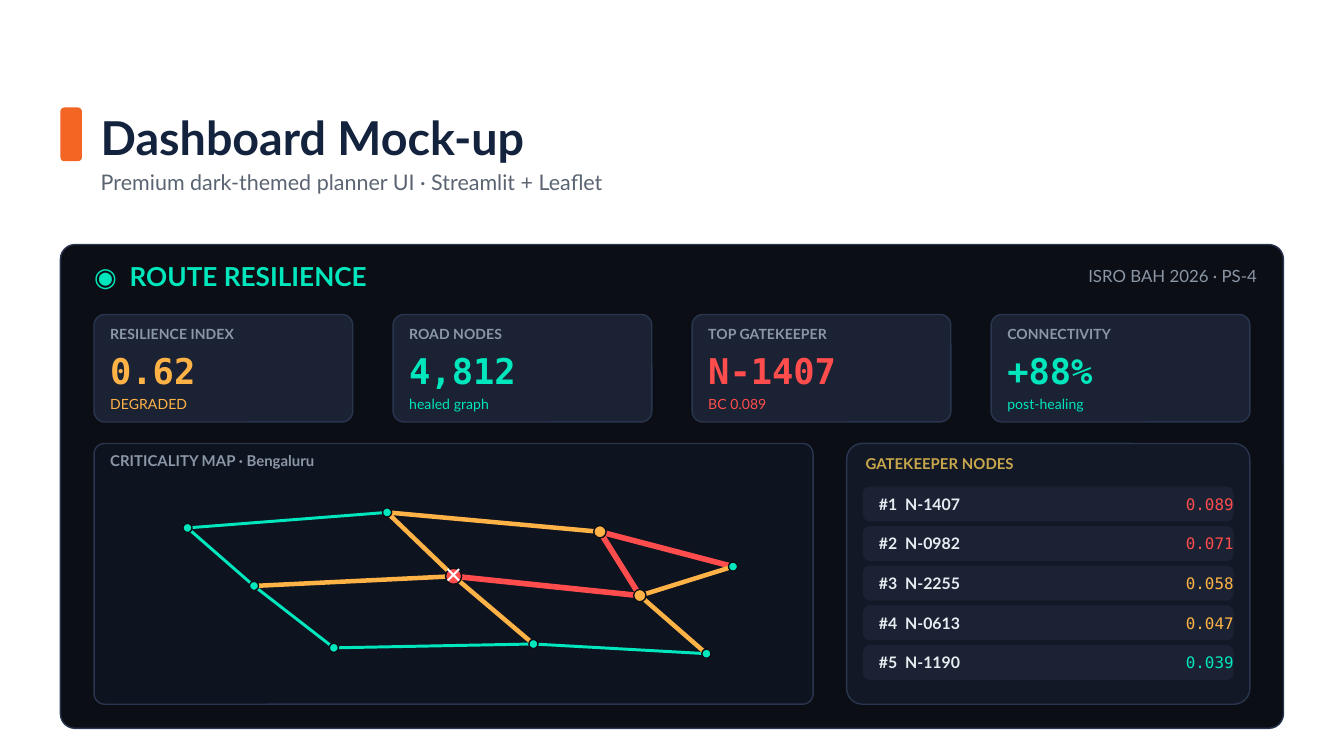
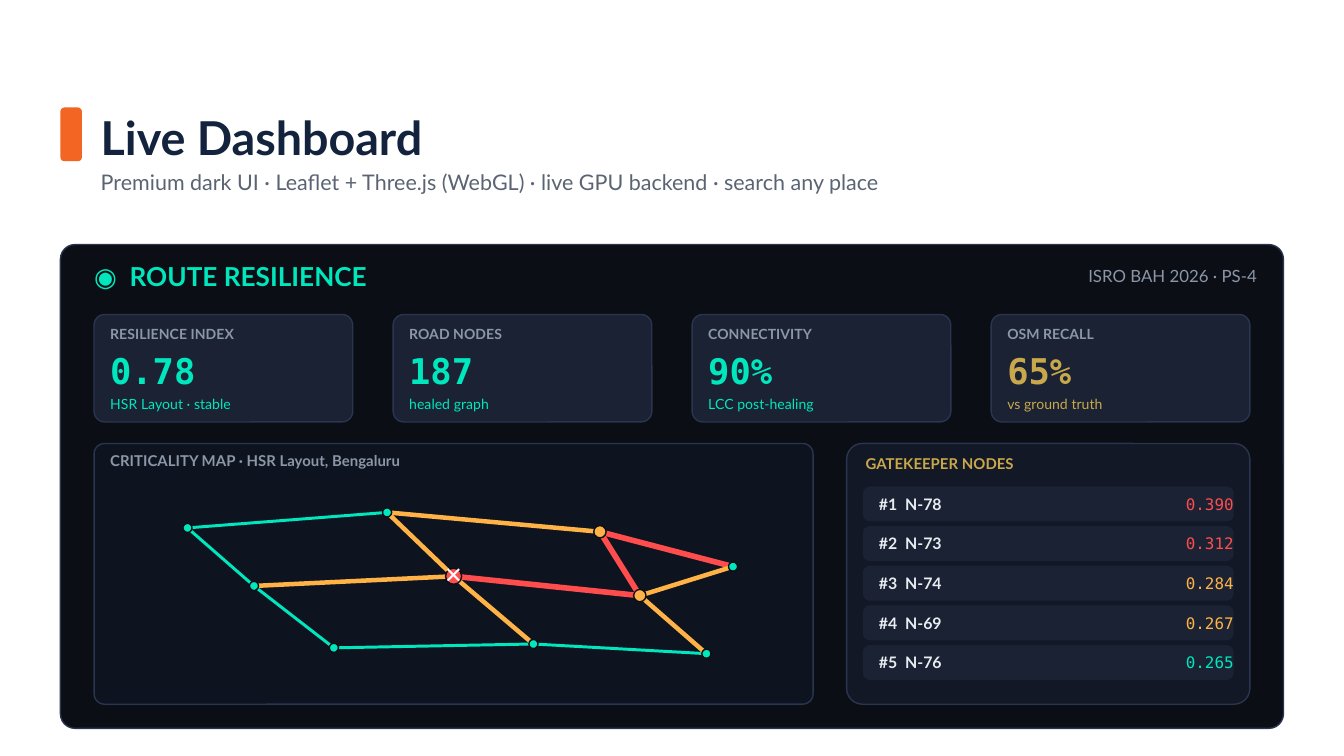
Before and after one commit to Viswas-R-Bhat/route-resilience, a slide deck: slide 6 of Escape_the_Matrix_ISRO_BAH_2026_PS4_Idea_Submission.pptx. Drawn at 1344x756 pixels with LibreOffice and Linux fonts; fonts in the diff are those of the drawing; background and template pictures are left out. Boxes give left, top, right and bottom in pixels: in the first picture for what was removed or moved away, otherwise in the second. Text is boxed around its words. In the diff, an @@ line names an element or a change of style, - is before the commit and + after.

```diff
--- a/Escape_the_Matrix_ISRO_BAH_2026_PS4_Idea_Submission.pptx
+++ b/Escape_the_Matrix_ISRO_BAH_2026_PS4_Idea_Submission.pptx
@@ text at (101, 120, 422, 156): text changed @@
-Dashboard Mock-up
+Live Dashboard
@@ text at (101, 173, 878, 194): text changed @@
-Premium dark-themed planner UI · Streamlit + Leaflet
+Premium dark UI · Leaflet + Three.js (WebGL) · live GPU backend · search any place
@@ text at (708, 329, 812, 339): text changed @@
-TOP GATEKEEPER
+CONNECTIVITY
@@ text at (1007, 329, 1094, 339): text changed @@
-CONNECTIVITY
+OSM RECALL
@@ text at (110, 357, 195, 385): text changed; text colour #FFB347 to #00E6BD @@
-0.62
+0.78
@@ text at (409, 357, 473, 385): text changed @@
-4,812
+187
@@ text at (708, 357, 772, 385): text changed; text colour #FF4D4D to #00E6BD @@
-N-1407
+90%
@@ text at (1007, 358, 1071, 385): text changed; text colour #00E6BD to #C9A84C @@
-+88%
+65%
@@ text at (110, 398, 231, 412): text changed; text colour #FFB347 to #00E6BD @@
-DEGRADED
+HSR Layout · stable
@@ text at (708, 398, 814, 412): text changed; text colour #FF4D4D to #00E6BD @@
-BC 0.089
+LCC post-healing
@@ text at (1007, 398, 1103, 412): text changed; text colour #00E6BD to #C9A84C @@
-post-healing
+vs ground truth
@@ text at (110, 455, 400, 469): text changed @@
-CRITICALITY MAP · Bengaluru
+CRITICALITY MAP · HSR Layout, Bengaluru
@@ text at (879, 498, 942, 510): text changed @@
-#1 N-1407
+#1 N-78
@@ text at (1186, 498, 1234, 511): text changed @@
-0.089
+0.390
@@ text at (879, 537, 942, 549): text changed @@
-#2 N-0982
+#2 N-73
@@ text at (1186, 537, 1234, 550): text changed @@
-0.071
+0.312
@@ text at (879, 577, 942, 589): text changed @@
-#3 N-2255
+#3 N-74
@@ text at (1186, 577, 1234, 590): text changed @@
-0.058
+0.284
@@ text at (879, 617, 942, 629): text changed @@
-#4 N-0613
+#4 N-69
@@ text at (1186, 617, 1234, 630): text changed @@
-0.047
+0.267
@@ text at (879, 656, 942, 668): text changed @@
-#5 N-1190
+#5 N-76
@@ text at (1186, 656, 1234, 669): text changed @@
-0.039
+0.265
```
Also in this commit, not shown: 5 other slides changed, 1 slide added, 1 slide removed, 1 other file.
